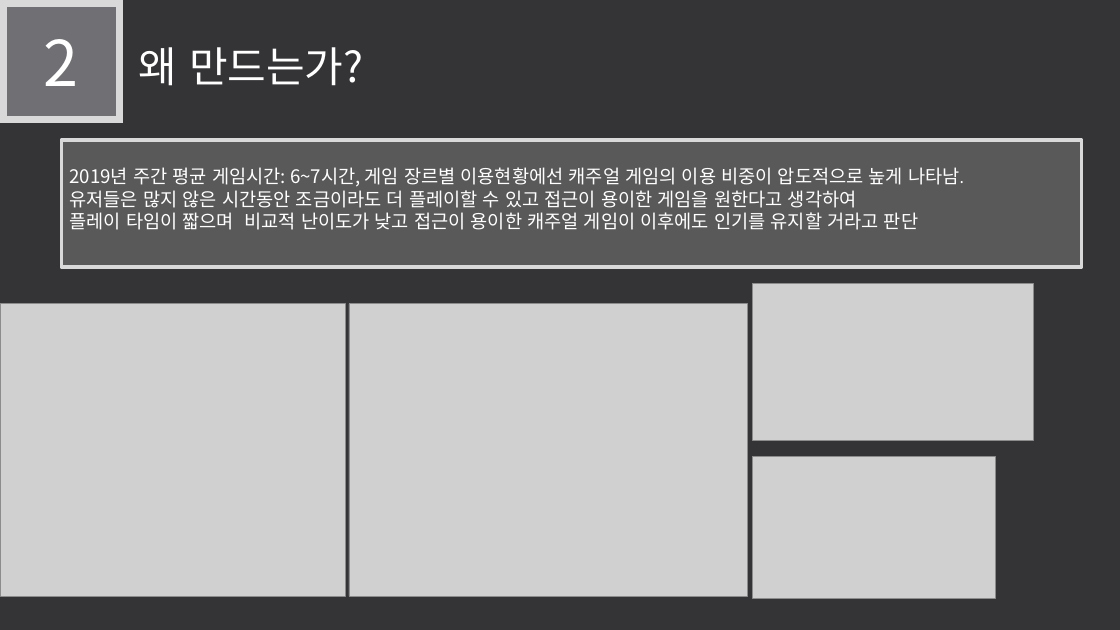
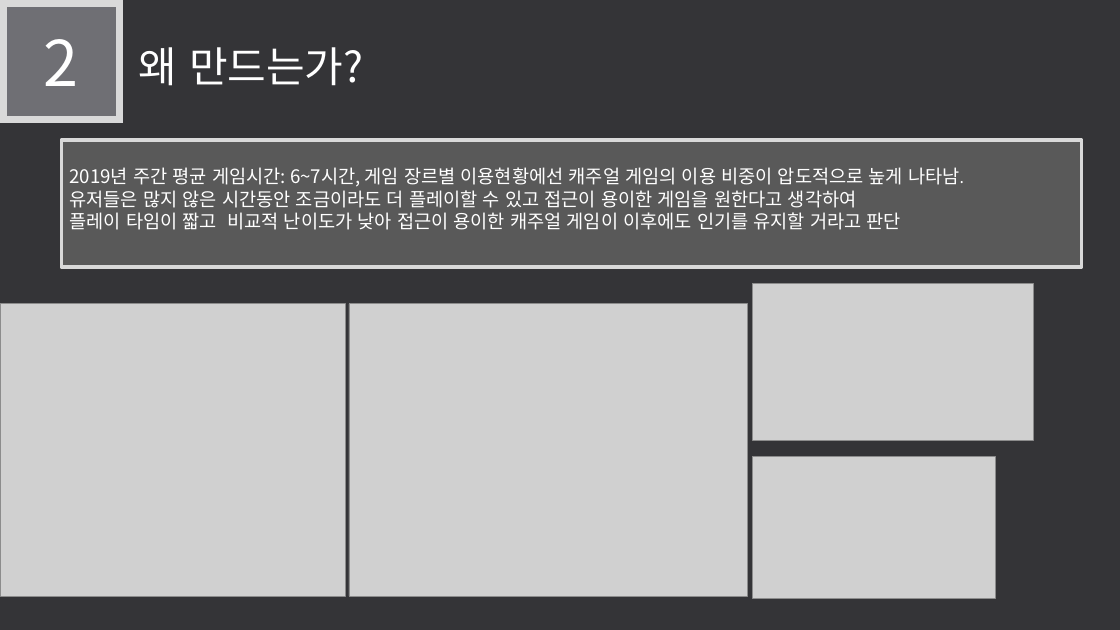
Before and after one commit to LEGO0937/Our_Project, a slide deck: slide 9 of 기획단계/졸작 제안서_α.pptx. Drawn at 1120x630 pixels with LibreOffice and Linux fonts; fonts in the diff are those of the drawing; grey boxes stand for pictures. Boxes give left, top, right and bottom in pixels: in the first picture for what was removed or moved away, otherwise in the second. Text is boxed around its words. In the diff, an @@ line names an element or a change of style, - is before the commit and + after.

Commit message:
need 수정
문법상 글의 흐름이 잘 이어지도록
내용을 조금 수정하였다

```diff
--- a/기획단계/졸작 제안서_α.pptx
+++ b/기획단계/졸작 제안서_α.pptx
@@ text in rectangle at [70,212,901,230]: text changed @@
-플레이 타임이 짧으며 비교적 난이도가 낮고 접근이 용이한 캐주얼 게임이 이후에도 인기를 유지할 거라고 판단
+플레이 타임이 짧고 비교적 난이도가 낮아 접근이 용이한 캐주얼 게임이 이후에도 인기를 유지할 거라고 판단
```
